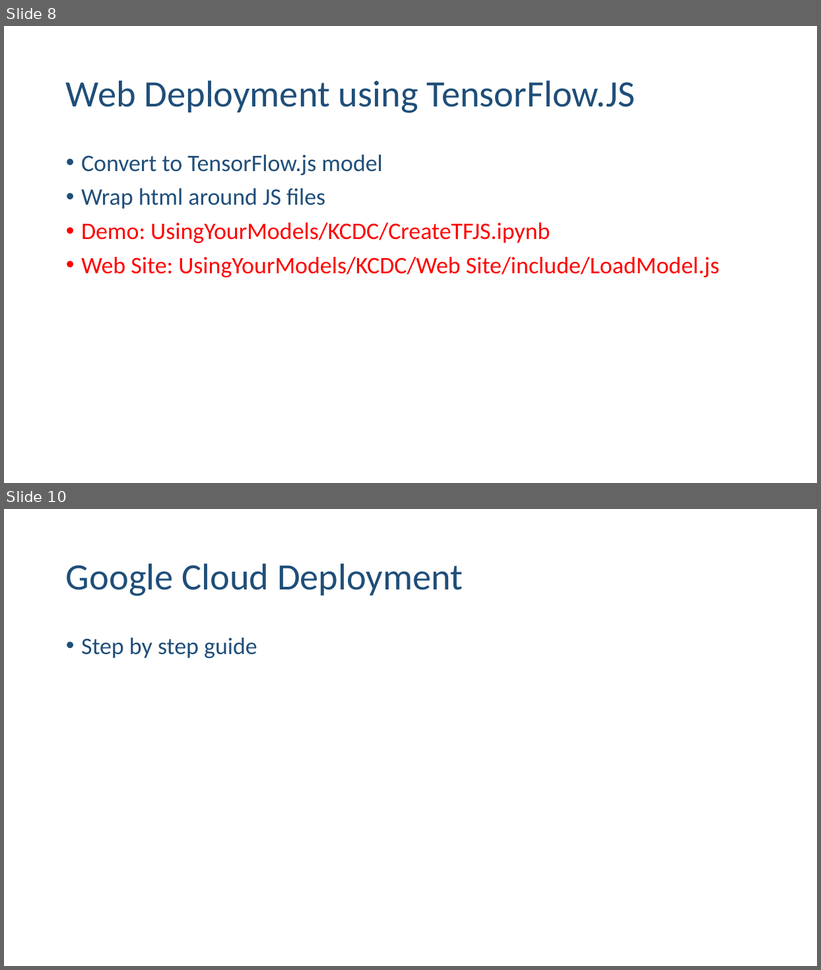
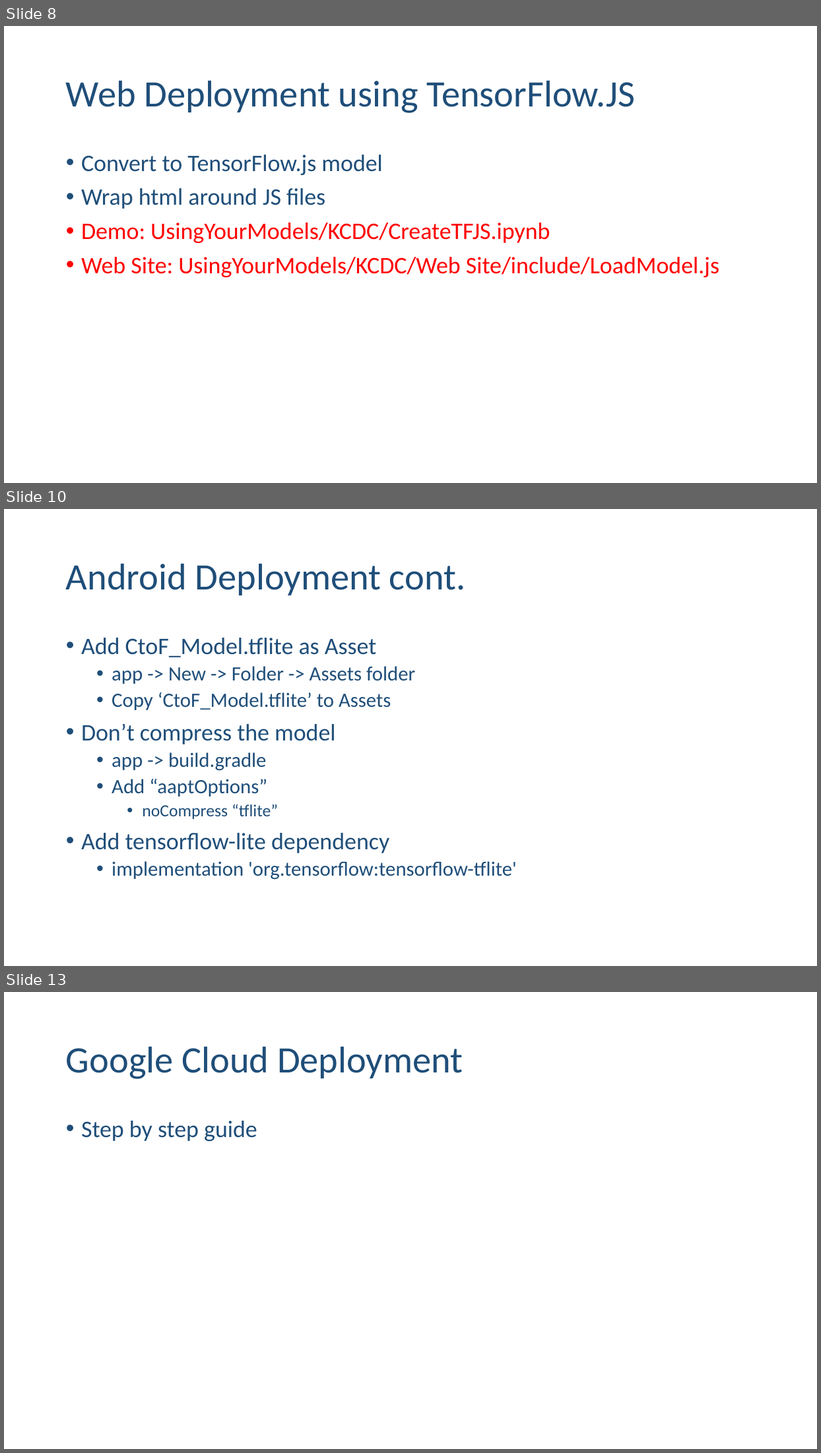
Before and after one commit to ehennis/Blog, a slide deck: UsingYourModels/DL-KCDC.pptx. Shown one above the other, each under a label of ours: slides 8 and 10 before the commit, slides 8, 10 and 13 after it; the slides between them are not shown. The pictures are 821x970 and 821x1453 pixels, drawn with LibreOffice and Linux fonts; fonts in the diff are those of the drawing. Boxes give left, top, right and bottom in pixels: in the first picture for what was removed or moved away, otherwise in the second. Text is boxed around its words. In the diff, an @@ line names an element or a change of style, - is before the commit and + after.

Commit message:
Finished Android

```diff
--- a/UsingYourModels/DL-KCDC.pptx
+++ b/UsingYourModels/DL-KCDC.pptx
@@ slide 10 added at <box>4,509,817,966</box>, background #FFFFFF @@
@@ title added at <box>66,563,465,595</box>, 44 pt, text #1F4E79 @@
+Android Deployment cont.
@@ text added at <box>81,638,517,880</box>, 24 pt, text #1F4E79 @@
+• Add CtoF_Model.tflite as Asset
+  • app -> New -> Folder -> Assets folder
+  • Copy ‘CtoF_Model.tflite’ to Assets
+• Don’t compress the model
+  • app -> build.gradle
+  • Add “aaptOptions”
+    • noCompress “tflite”
+• Add tensorflow-lite dependency
+  • implementation 'org.tensorflow:tensorflow-tflite'
@@ what was slide 10 is now slide 13 @@
```
Also in this commit, not shown: 1 slide changed, 2 other slides added.
